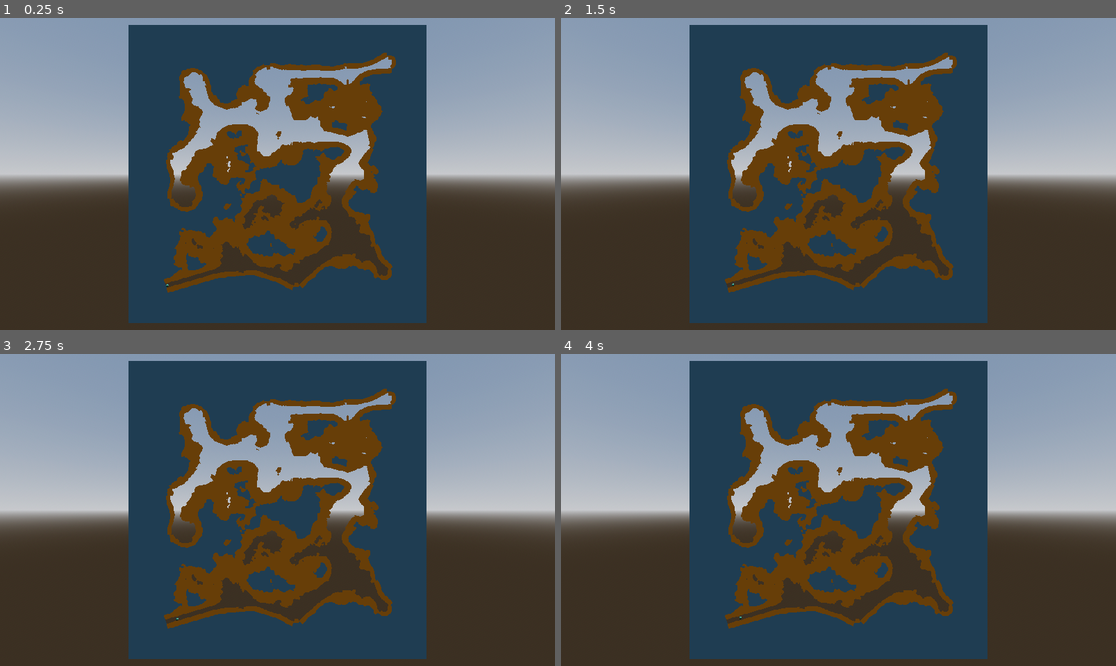
Above: before the commit, frames 1-4 (two rows, left to right).
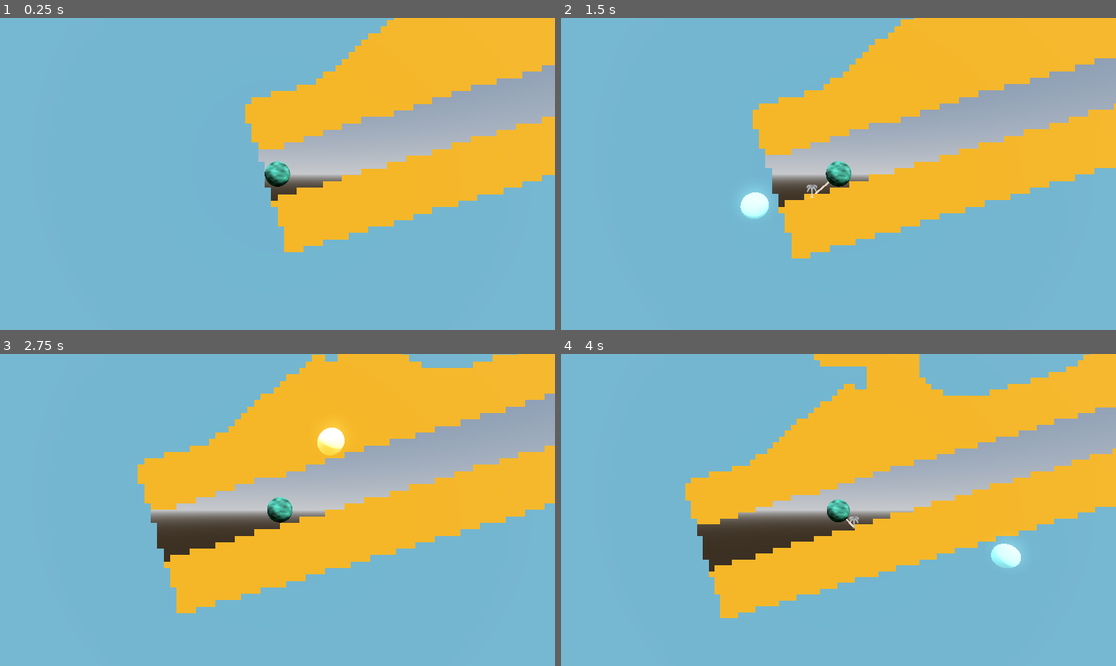
Above: after the commit, the same moments.

Repository: thesage1014/PJ2023-ave
Game: Godot game, scene res://scenes/GameWorld.tscn
Same seed, same stepped clock (60 frames per second), same inputs: the game is played once before the commit and once after it.
Inputs (mouse positions are in pixels of both pictures, inside the frame that each line leads up to):
- Up to frame 1 (0.25 s): no input
- Up to frame 2 (1.5 s): tap Enter (ui_accept) at 0.5, 0.77 s; move the mouse to (960, 158) at 0.52 s; hold Right (ui_right) 0.53-1.25 s; tap 1 (1, bound only after the commit) at 0.6 s; click (960, 158) at 0.67 s; tap 2 (2, bound only after the commit) at 0.8 s; drag from (727, 189) to (810, 236) at 1.27 s
- Up to frame 3 (2.75 s): tap Enter (ui_accept) at 2 s; move the mouse to (333, 441) at 2.02 s; press the mouse at (333, 441) at 2.03 s; hold Right (ui_right) from 2.03 s (still down); right-click (333, 441) at 2.3 s
- Up to frame 4 (4 s): release Right (ui_right) at 2.75 s; release the mouse at (894, 441) at 2.75 s; drag from (810, 572) to (672, 463) at 2.77 s; tap Enter (ui_accept) at 3.5, 3.77 s; move the mouse to (1005, 556) at 3.52 s; hold Left (ui_left) from 3.53 s (still down); tap Mouse wheel down (scroll_down) at 3.6 s; click (1005, 556) at 3.67 s; tap 2 (2, bound only after the commit) at 3.8 s

The runs differ from the first frame. In frame 1, 95% of the frame differs, in the area x 0-100%, y 0-100%; in frame 2, 95%; in frame 3, 95%; in frame 4, 96%.

Commit message:
grappling

Diff:
--- a/project.godot
+++ b/project.godot
@@ -14,6 +14,10 @@
 run/main_scene="res://scenes/GameWorld.tscn"
 config/features=PackedStringArray("4.2", "Forward Plus")
 config/icon="res://icon.svg"
+
+[autoload]
+
+Singleton="*res://scripts/Singleton.gd"
 
 [input]
 
@@ -59,7 +63,38 @@
 "events": [Object(InputEventMouseButton,"resource_local_to_scene":false,"resource_name":"","device":-1,"window_id":0,"a …(258 unchanged characters)…
 ]
 }
+left_mouse={
+"deadzone": 0.5,
+"events": [Object(InputEventMouseButton,"resource_local_to_scene":false,"resource_name":"","device":-1,"window_id":0,"alt_pressed":false,"shift_pressed":false,"ctrl_pressed":false,"meta_pressed":false,"button_mask":1,"position":Vector2(114, 14),"global_position":Vector2(118, 55),"factor":1.0,"button_index":1,"canceled":false,"pressed":true,"double_click":false,"script":null)
+]
+}
+right_mouse={
+"deadzone": 0.5,
+"events": [Object(InputEventMouseButton,"resource_local_to_scene":false,"resource_name":"","device":-1,"window_id":0,"alt_pressed":false,"shift_pressed":false,"ctrl_pressed":false,"meta_pressed":false,"button_mask":2,"position":Vector2(90, 10),"global_position":Vector2(94, 51),"factor":1.0,"button_index":2,"canceled":false,"pressed":true,"double_click":false,"script":null)
+]
+}
+1={
+"deadzone": 0.5,
+"events": [Object(InputEventKey,"resource_local_to_scene":false,"resource_name":"","device":-1,"window_id":0,"alt_pressed":false,"shift_pressed":false,"ctrl_pressed":false,"meta_pressed":false,"pressed":false,"keycode":0,"physical_keycode":49,"key_label":0,"unicode":49,"echo":false,"script":null)
+]
+}
+2={
+"deadzone": 0.5,
+"events": [Object(InputEventKey,"resource_local_to_scene":false,"resource_name":"","device":-1,"window_id":0,"alt_pressed":false,"shift_pressed":false,"ctrl_pressed":false,"meta_pressed":false,"pressed":false,"keycode":0,"physical_keycode":50,"key_label":0,"unicode":50,"echo":false,"script":null)
+]
+}
+3={
+"deadzone": 0.5,
+"events": [Object(InputEventKey,"resource_local_to_scene":false,"resource_name":"","device":-1,"window_id":0,"alt_pressed":false,"shift_pressed":false,"ctrl_pressed":false,"meta_pressed":false,"pressed":false,"keycode":0,"physical_keycode":51,"key_label":0,"unicode":51,"echo":false,"script":null)
+]
+}
+4={
+"deadzone": 0.5,
+"events": [Object(InputEventKey,"resource_local_to_scene":false,"resource_name":"","device":-1,"window_id":0,"alt_pressed":false,"shift_pressed":false,"ctrl_pressed":false,"meta_pressed":false,"pressed":false,"keycode":0,"physical_keycode":52,"key_label":0,"unicode":52,"echo":false,"script":null)
+]
+}
 
 [physics]
 
+3d/default_gravity=14.0
 2d/default_gravity=15000.0
--- a/scenes/GameWorld.tscn
+++ b/scenes/GameWorld.tscn
@@ -1,15 +1,62 @@
-[gd_scene load_steps=4 format=3 uid="uid://b10db6mmbitny"]
+[gd_scene load_steps=11 format=3 uid="uid://b10db6mmbitny"]
 
 [ext_resource type="PackedScene" uid="uid://cc24ri8n7xvoc" path="res://scenes/map_builder.tscn" id="1_677ns"]
 [ext_resource type="Script" path="res://scenes/CameraFollower.gd" id="2_thc0g"]
 [ext_resource type="PackedScene" uid="uid://cyh3yf1kavtqb" path="res://scenes/Player.tscn" id="3_f7fbq"]
+[ext_resource type="Script" path="res://scripts/DirtMover.gd" id="4_6sp7f"]
+
+[sub_resource type="WorldBoundaryShape3D" id="WorldBoundaryShape3D_ak08y"]
+plane = Plane(0, 0, 1, 0)
+
+[sub_resource type="StandardMaterial3D" id="StandardMaterial3D_noj3k"]
+transparency = 1
+blend_mode = 1
+albedo_color = Color(0.278431, 0.745098, 0.603922, 1)
+
+[sub_resource type="SphereMesh" id="SphereMesh_6rh3q"]
+material = SubResource("StandardMaterial3D_noj3k")
+radius = 2.0
+height = 4.0
+
+[sub_resource type="ProceduralSkyMaterial" id="ProceduralSkyMaterial_jgg6a"]
+sky_horizon_color = Color(0.64625, 0.65575, 0.67075, 1)
+ground_horizon_color = Color(0.64625, 0.65575, 0.67075, 1)
+
+[sub_resource type="Sky" id="Sky_kjhyb"]
+sky_material = SubResource("ProceduralSkyMaterial_jgg6a")
+
+[sub_resource type="Environment" id="Environment_8kjp8"]
+background_mode = 2
+sky = SubResource("Sky_kjhyb")
+tonemap_mode = 2
+glow_enabled = true
 
 [node name="GameWorld" type="Node3D"]
+
+[node name="InputPlane" type="StaticBody3D" parent="."]
+transform = Transform3D(1, 0, 0, 0, 1, 0, 0, 0, 1, 0, 0, 1.1)
+collision_layer = 128
+collision_mask = 0
+axis_lock_linear_x = true
+axis_lock_linear_y = true
+axis_lock_linear_z = true
+axis_lock_angular_x = true
+axis_lock_angular_y = true
+axis_lock_angular_z = true
+
+[node name="CollisionShape3D" type="CollisionShape3D" parent="InputPlane"]
+shape = SubResource("WorldBoundaryShape3D_ak08y")
+
+[node name="DirtMover" type="MeshInstance3D" parent="."]
+transform = Transform3D(1, 0, 0, 0, 1, 0, 0, 0, 1, 4.9643, 3.45045, 0)
+mesh = SubResource("SphereMesh_6rh3q")
+script = ExtResource("4_6sp7f")
 
 [node name="MapBuilder" parent="." instance=ExtResource("1_677ns")]
 
 [node name="Camera3D" type="Camera3D" parent="." node_paths=PackedStringArray("target")]
 transform = Transform3D(1, 0, 0, 0, 1, 0, 0, 0, 1, 0, 0.32, 32)
+current = true
 script = ExtResource("2_thc0g")
 target = NodePath("../Player")
 
@@ -19,3 +66,12 @@
 axis_lock_angular_x = true
 axis_lock_angular_y = true
 axis_lock_angular_z = true
+
+[node name="WorldEnvironment" type="WorldEnvironment" parent="."]
+environment = SubResource("Environment_8kjp8")
+
+[node name="DirectionalLight3D" type="DirectionalLight3D" parent="."]
+transform = Transform3D(0.962099, -0.0832453, 0.259684, -0.121145, 0.722671, 0.680493, -0.244314, -0.686161, 0.685196, 4.76837e-07, 3.67372, 4.98184)
+shadow_enabled = true
+
+[connection signal="input_event" from="InputPlane" to="DirtMover" method="_on_static_body_3d_input_event"]
--- /dev/null
+++ b/scenes/Grappler.tscn
@@ -0,0 +1,52 @@
+[gd_scene load_steps=9 format=3 uid="uid://sbxbmaqarint"]
+
+[ext_resource type="Texture2D" uid="uid://cjhilssr8kdps" path="res://graphics/grappler.png" id="1_0en02"]
+[ext_resource type="Script" path="res://scripts/Grappler.gd" id="1_31wm0"]
+[ext_resource type="Texture2D" uid="uid://d17vc23awh0ja" path="res://graphics/rope.png" id="3_jysey"]
+
+[sub_resource type="StandardMaterial3D" id="StandardMaterial3D_7wkkd"]
+transparency = 1
+albedo_texture = ExtResource("1_0en02")
+
+[sub_resource type="QuadMesh" id="QuadMesh_6sskv"]
+material = SubResource("StandardMaterial3D_7wkkd")
+size = Vector2(2, 2)
+
+[sub_resource type="CylinderShape3D" id="CylinderShape3D_dnvqg"]
+height = 1.0
+radius = 0.83714
+
+[sub_resource type="StandardMaterial3D" id="StandardMaterial3D_ex6ge"]
+albedo_texture = ExtResource("3_jysey")
+
+[sub_resource type="QuadMesh" id="QuadMesh_dxdrv"]
+material = SubResource("StandardMaterial3D_ex6ge")
+size = Vector2(0.3, 1)
+
+[node name="Grappler" type="RigidBody3D"]
+collision_layer = 2
+collision_mask = 2
+axis_lock_linear_z = true
+axis_lock_angular_x = true
+axis_lock_angular_y = true
+axis_lock_angular_z = true
+center_of_mass_mode = 1
+center_of_mass = Vector3(0, 2, 0)
+max_contacts_reported = 1
+contact_monitor = true
+script = ExtResource("1_31wm0")
+
+[node name="Mesh" type="MeshInstance3D" parent="."]
+transform = Transform3D(1, 0, 0, 0, 1, 0, 0, 0, 1, 0, 0.815269, 1.43068)
+mesh = SubResource("QuadMesh_6sskv")
+
+[node name="CollisionShape3D" type="CollisionShape3D" parent="."]
+transform = Transform3D(1, 0, 0, 0, -4.37114e-08, -1, 0, 1, -4.37114e-08, -0.0132301, 1.13091, 0)
+shape = SubResource("CylinderShape3D_dnvqg")
+
+[node name="RopeMesh" type="MeshInstance3D" parent="."]
+transform = Transform3D(1, 0, 0, 0, 1, 0, 0, 0, 1, 0, 0, 1.43068)
+mesh = SubResource("QuadMesh_dxdrv")
+
+[connection signal="body_entered" from="." to="." method="_on_body_entered"]
+[connection signal="body_shape_entered" from="." to="." method="_on_body_shape_entered"]
--- a/scenes/Player.tscn
+++ b/scenes/Player.tscn
@@ -1,30 +1,44 @@
-[gd_scene load_steps=8 format=3 uid="uid://cyh3yf1kavtqb"]
+[gd_scene load_steps=11 format=3 uid="uid://cyh3yf1kavtqb"]
 
 [ext_resource type="Script" path="res://scripts/Player.gd" id="1_ocak7"]
+[ext_resource type="Texture2D" uid="uid://d17vc23awh0ja" path="res://graphics/rope.png" id="2_b43yh"]
 
-[sub_resource type="FastNoiseLite" id="FastNoiseLite_upmhw"]
+[sub_resource type="FastNoiseLite" id="FastNoiseLite_1oggh"]
 
 [sub_resource type="NoiseTexture2D" id="NoiseTexture2D_5sca3"]
 seamless = true
-noise = SubResource("FastNoiseLite_upmhw")
+noise = SubResource("FastNoiseLite_1oggh")
 
-[sub_resource type="StandardMaterial3D" id="StandardMaterial3D_dfin3"]
+[sub_resource type="StandardMaterial3D" id="StandardMaterial3D_k02db"]
 albedo_color = Color(0.278431, 0.745098, 0.603922, 1)
 albedo_texture = SubResource("NoiseTexture2D_5sca3")
 
 [sub_resource type="SphereMesh" id="SphereMesh_je60j"]
-material = SubResource("StandardMaterial3D_dfin3")
+material = SubResource("StandardMaterial3D_k02db")
 radius = 2.0
 height = 4.0
 
 [sub_resource type="BoxShape3D" id="BoxShape3D_llr7x"]
-size = Vector3(2, 4, 2)
+size = Vector3(3, 3, 2)
 
 [sub_resource type="CapsuleShape3D" id="CapsuleShape3D_rx0ja"]
 radius = 2.0
 height = 4.0
 
+[sub_resource type="StandardMaterial3D" id="StandardMaterial3D_me5ku"]
+albedo_texture = ExtResource("2_b43yh")
+uv1_scale = Vector3(0.15, 0.15, 0.15)
+uv1_offset = Vector3(0.5, 0.5, 0.5)
+uv1_triplanar = true
+
+[sub_resource type="CylinderMesh" id="CylinderMesh_vibp0"]
+material = SubResource("StandardMaterial3D_me5ku")
+height = 0.2
+radial_segments = 16
+rings = 1
+
 [node name="Player" type="CharacterBody3D"]
+input_ray_pickable = false
 floor_max_angle = 1.58825
 script = ExtResource("1_ocak7")
 
@@ -32,9 +46,15 @@
 mesh = SubResource("SphereMesh_je60j")
 
 [node name="CollisionShape3D" type="CollisionShape3D" parent="."]
+transform = Transform3D(0.707107, -0.707107, 0, 0.707107, 0.707107, 0, 0, 0, 1, 0, 0, 0)
 visible = false
 shape = SubResource("BoxShape3D_llr7x")
 disabled = true
 
 [node name="CollisionShape3D2" type="CollisionShape3D" parent="."]
 shape = SubResource("CapsuleShape3D_rx0ja")
+
+[node name="RopeMesh" type="MeshInstance3D" parent="."]
+transform = Transform3D(1, 0, 0, 0, -4.37114e-08, -1, 0, 1, -4.37114e-08, 0, 0, 2.1443)
+visible = false
+mesh = SubResource("CylinderMesh_vibp0")
--- a/scenes/map_builder.tscn
+++ b/scenes/map_builder.tscn
@@ -18,19 +18,6 @@
 gradient = SubResource("Gradient_lktm6")
 fill = 2
 fill_from = Vector2(0.5, 0.5)
-
-[sub_resource type="ProceduralSkyMaterial" id="ProceduralSkyMaterial_x0y4w"]
-sky_horizon_color = Color(0.64625, 0.65575, 0.67075, 1)
-ground_horizon_color = Color(0.64625, 0.65575, 0.67075, 1)
-
-[sub_resource type="Sky" id="Sky_kjhyb"]
-sky_material = SubResource("ProceduralSkyMaterial_x0y4w")
-
-[sub_resource type="Environment" id="Environment_ypqdy"]
-background_mode = 2
-sky = SubResource("Sky_kjhyb")
-tonemap_mode = 2
-glow_enabled = true
 
 [sub_resource type="ViewportTexture" id="ViewportTexture_lkdfq"]
 viewport_path = NodePath("SubViewport")
@@ -79,22 +66,17 @@
 noiseViewport = NodePath("../SubViewport")
 gridMap = NodePath("GridMap")
 
-[node name="WorldEnvironment" type="WorldEnvironment" parent="MapBuilder"]
-environment = SubResource("Environment_ypqdy")
-
-[node name="DirectionalLight3D" type="DirectionalLight3D" parent="MapBuilder"]
-transform = Transform3D(-0.866025, -0.433013, 0.25, 0, 0.5, 0.866025, -0.5, 0.75, -0.433013, 0, 0, 0)
-shadow_enabled = true
-
 [node name="GridMap" type="GridMap" parent="MapBuilder"]
 mesh_library = ExtResource("2_pwytv")
 cell_size = Vector3(1, 1, 1)
+collision_layer = 3
+collision_mask = 3
 
 [node name="Camera3D" type="Camera3D" parent="MapBuilder"]
 transform = Transform3D(1, 0, 0, 0, 1, 0, 0, 0, 1, 256, 256, 350)
-current = true
 
 [node name="Preview" type="TextureRect" parent="MapBuilder"]
+visible = false
 offset_right = 222.0
 offset_bottom = 222.0
 texture = SubResource("CanvasTexture_efq7w")
--- /dev/null
+++ b/scripts/DirtMover.gd
@@ -0,0 +1,13 @@
+class_name DirtMover extends MeshInstance3D
+
+var last_input_position = Vector3.ZERO
+
+func _physics_process(delta):
+	if Singleton.player.gear == Singleton.player.DIRTMOVER:
+		global_position = last_input_position
+
+
+func _on_static_body_3d_input_event(camera, event, position, normal, shape_idx):
+	last_input_position = position
+	if event is InputEventMouseButton:
+		pass
--- /dev/null
+++ b/scripts/Grappler.gd
@@ -0,0 +1,27 @@
+extends RigidBody3D
+var grappled = false
+# Called when the node enters the scene tree for the first time.
+func _ready():
+	pass # Replace with function body.
+
+
+# Called every frame. 'delta' is the elapsed time since the previous frame.
+func _physics_process(delta):
+	var pp = Singleton.player.global_position
+	var diff = global_position - pp
+	$RopeMesh.scale.y = diff.length()
+	$RopeMesh.rotation.z = Vector2(-diff.x,-diff.y).angle()+PI*.5
+	$RopeMesh.global_position = (pp+global_position)*.5
+	if diff.length() > Singleton.max_grapple_dist-10:
+		if diff.length() > Singleton.max_grapple_dist:
+			Singleton.player.ungrapple()
+		else:
+			linear_velocity *= .95
+
+func _on_body_entered(body):
+	grappled = true
+	print(body)
+	collision_layer = 0
+	collision_mask = 0
+	freeze = true
+	Singleton.player.on_grappler_grappled()
--- a/scripts/MapBuilder.gd
+++ b/scripts/MapBuilder.gd
@@ -18,7 +18,7 @@
 		_place_lines()
 		load("res://graphics/noisebase.tres").seed = randi()
 		_generated = false
-	elif Time.get_ticks_msec()-_last_generated_time > 2.0 and !_generated:
+	elif Time.get_ticks_msec()-_last_generated_time > 0.1 and !_generated:
 		await RenderingServer.frame_post_draw
 		_generated = true
 		var noiseTex = noiseViewport.get_texture()
--- a/scripts/Player.gd
+++ b/scripts/Player.gd
@@ -1,14 +1,33 @@
-extends CharacterBody3D
-
+class_name Player extends CharacterBody3D
+enum {GRAPPLER,DIRTMOVER}
 
 @export var SPEED = 50.0
 @export var JUMP_VELOCITY = 30
 @export var fly_amount = 0 # 1 means fully flying
 @export var drag = .98
 var gravity = 30
+var grapplerScene = preload("res://scenes/Grappler.tscn")
+var grappleCharge = 0.0
+var _active_grappler:RigidBody3D
+var grappler_grappled = false
+var gear = GRAPPLER
 
+func _enter_tree():
+	Singleton.player = self
 
 func _physics_process(delta):
+	if Input.is_action_pressed("left_mouse"):
+		if gear == GRAPPLER:
+			if grappler_grappled:
+				var dir = Vec.xy0(_active_grappler.global_position - global_position).normalized()
+				velocity += dir
+			elif !_active_grappler:
+				$RopeMesh.visible = true
+				if $RopeMesh.mesh.top_radius < 1.8:
+					$RopeMesh.mesh.top_radius += delta*.7
+					grappleCharge += delta
+		elif gear == DIRTMOVER:
+			pass
 	var lr_control = 1
 	if not is_on_floor():
 		lr_control = .5
@@ -37,3 +56,32 @@
 		if kc.get_collider(0) is StaticBody3D:
 			print(kc.get_collider(0))
 			velocity = Vector3.ZERO
+
+	if !_active_grappler and Input.is_action_just_released("left_mouse"):
+		shoot_grappler()
+	if Input.is_action_just_pressed("right_mouse"):
+		ungrapple()
+	if Input.is_action_just_pressed("1"):
+		gear = GRAPPLER
+	if Input.is_action_just_pressed("2"):
+		gear = DIRTMOVER
+
+func shoot_grappler():
+	$RopeMesh.visible = false
+	$RopeMesh.mesh.top_radius = .5
+	var newGrappler = grapplerScene.instantiate() as RigidBody3D
+	get_parent().add_child(newGrappler)
+	newGrappler.global_position = global_position
+	var dir = get_viewport().get_mouse_position() - get_viewport().size/2.0
+	newGrappler.apply_central_impulse(Vector3(dir.x,-dir.y,0)*grappleCharge*.1 + velocity)
+	grappleCharge = 0
+	_active_grappler = newGrappler
+
+func on_grappler_grappled():
+	grappler_grappled = true
+
+func ungrapple():
+	grappler_grappled = false
+	if _active_grappler:
+		_active_grappler.queue_free()
+		_active_grappler = null
--- /dev/null
+++ b/scripts/Singleton.gd
@@ -0,0 +1,11 @@
+extends Node
+
+static var instance:Singleton
+static var player:Player
+static var max_grapple_dist = 30
+
+func _enter_tree():
+	if !instance:
+		instance = self
+	else:
+		queue_free()
Binary file added: graphics/grappler.png
Not shown, added: graphics/grappler.png.import
Binary file added: graphics/rope.png
Not shown, added: graphics/rope.png.import
Not shown: 1 places in scenes/map_builder.tscn that only renumber resources
